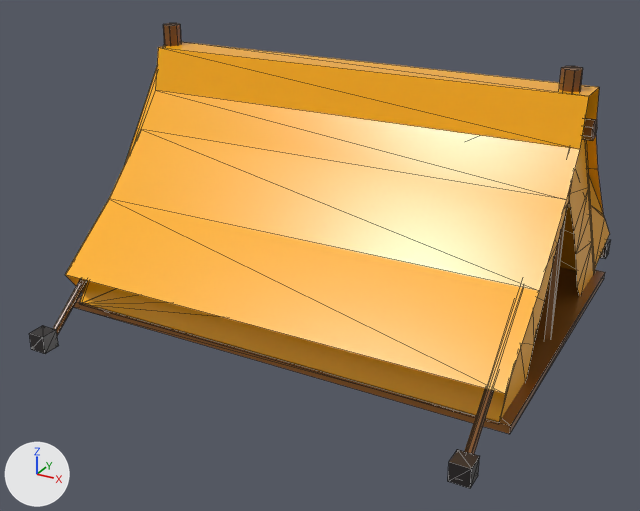
An edit to the glTF model src/assets/models/SM_Camp.glb, drawn before and after from the same camera.
The view is the same before and after, from a 50 mm lens placed at (496.0, -978.0, 539.0), pointed at (-12.0, -54.0, 77.0). The lights are fixed; the arrows at lower left show +X, +Y and +Z. The first picture is the older version. Mesh edges are drawn as thin lines.

The first picture shows 'SM_Camp'.
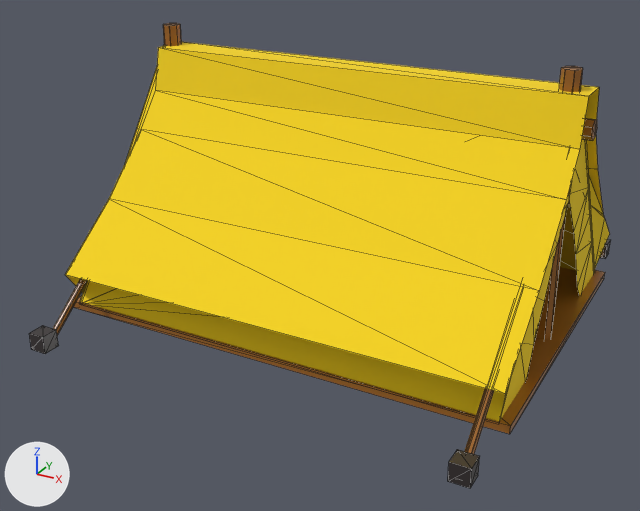
The newer file is also turned or shifted as a whole; pictures and numbers use the older file's frame.

Edits to the bpy script that builds the scene:
```text
Change mat_material_001:
    mat_material_001.base_color: (1.0, 0.44, 0.00366) -> (0.922, 0.654, 0.00915)  # orange #ffb10c -> yellow #f6d318
    mat_material_001.roughness: 0.3 -> 1.0
```

What differs and where, as boxes [x1, y1, x2, y2] in the pictures (640 x 511 px):
'SM_Camp', recoloured, surface changed (orange to yellow)
    both: [41, 23, 610, 488]
